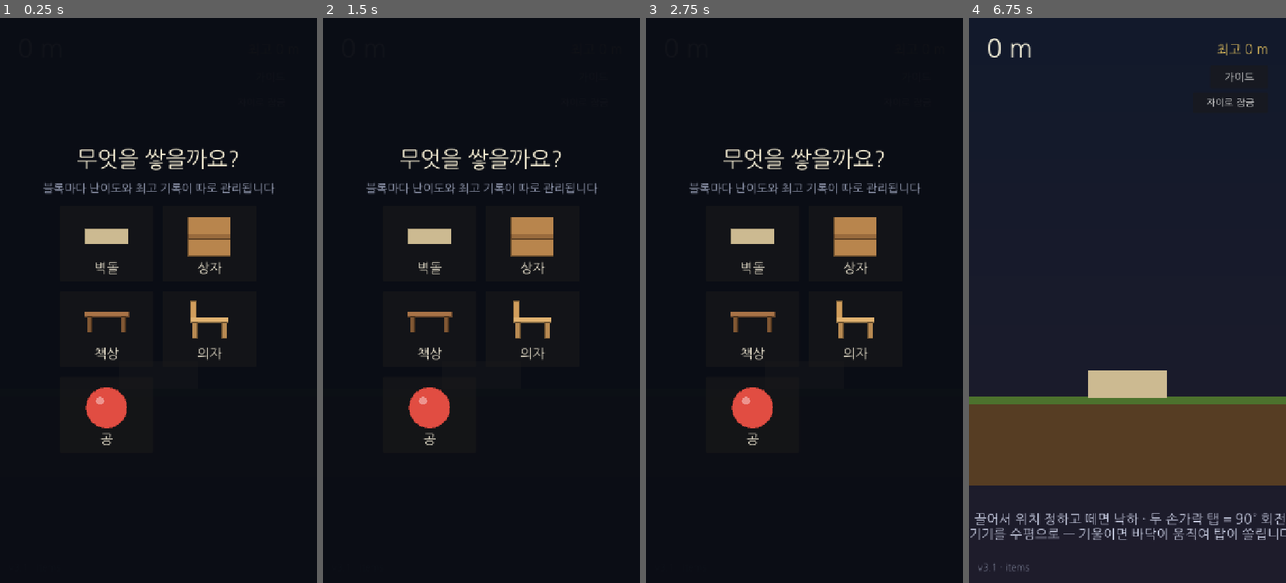
Above: before the commit, frames 1-4 (left to right).
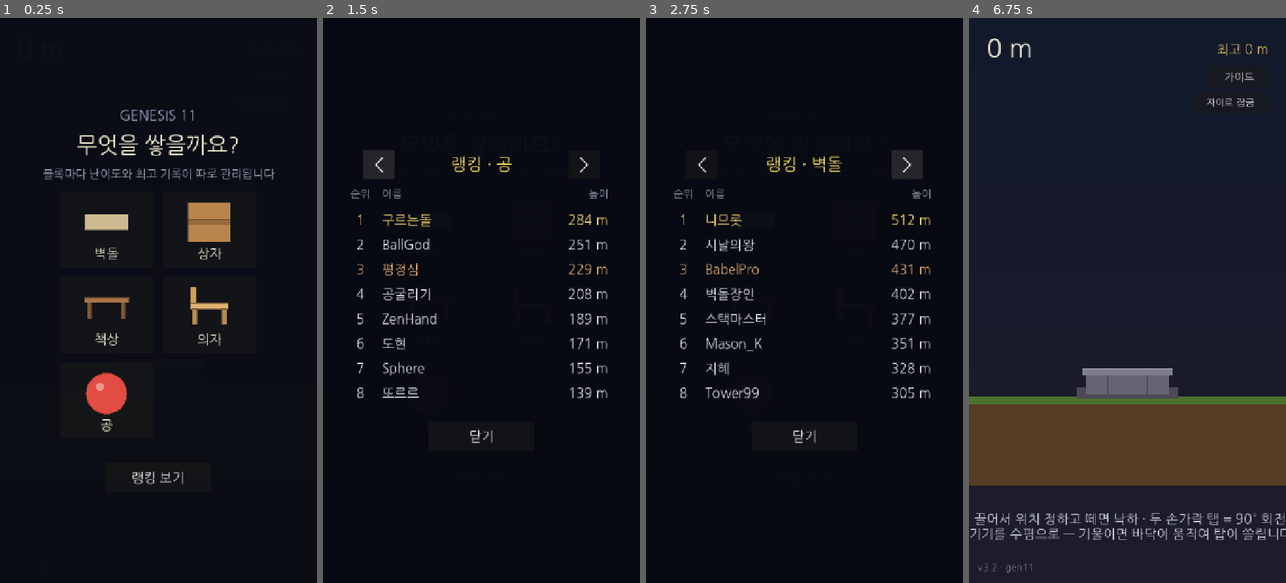
Above: after the commit, the same moments.

Repository: jungrok5/babel-tower
Game: Godot game, scene res://scenes/Main.tscn
Same seed, same stepped clock (60 frames per second), same inputs: the game is played once before the commit and once after it.
Inputs (mouse positions are in pixels of both pictures, inside the frame that each line leads up to):
- Up to frame 1 (0.25 s): no input
- Up to frame 2 (1.5 s): click (481, 475) at 0.5 s, where only the run after the commit has a clickable "랭킹 보기"; click (380, 164) at 1.25 s, where only the run after the commit has a clickable "<"
- Up to frame 3 (2.75 s): click (905, 164) at 2 s, where only the run after the commit has a clickable ">"
- Up to frame 4 (6.75 s): click (1127, 436) at 2.75 s, where only the run after the commit has a clickable "닫기"; click "가이드" at 3.5 s; click "자이로 잠금" at 4.25 s; click "벽돌" at 5 s; click "가이드" at 5.75 s; click "자이로 잠금" at 6.5 s

The runs differ from the first frame. In frame 1, 6.5% of the frame differs, in the area x 13-87%, y 16-83%; in frame 2, 6.7%; in frame 3, 6.8%, in the area x 8-90%, y 23-76%; in frame 4, 1.6%.

Commit message:
v3.2: stone-pedestal base, in-game leaderboard UI, rename to Genesis 11
- Foundation is now a distinct stone pedestal/altar (fits the Genesis 11 /
  Babel theme) instead of a wooden rectangle that read as a mismatched
  first block. Collision stays a stable rectangle; only the visual changed.
- In-game leaderboard: a rank panel (per block type, cycle with < >),
  opened from the select screen and game-over. Uses mock data via
  Leaderboard.entries(); swap that one function for a Google Play Games
  fetch later and the UI is unchanged. Player's own best is merged in and
  highlighted.
- Renamed the game to "Genesis 11" (project name + select-screen title).

Co-Authored-By: Claude Opus 4.8 <noreply@anthropic.com>
Claude-Session: https://claude.ai/code/session_01Jx8xk1vyhwdsC6SaQay3dQ

Diff:
--- a/project.godot
+++ b/project.godot
@@ -6,8 +6,8 @@
 
 [application]
 
-config/name="Babel Tower"
-config/description="기기를 최대한 움직이지 않고 탑을 쌓는 인내의 게임. 손이 떨리는 순간, 탑은 무너진다."
+config/name="Genesis 11"
+config/description="창세기 11장 — 기기를 최대한 움직이지 않고 탑을 쌓는 인내의 게임. 손이 떨리는 순간, 탑은 무너진다."
 run/main_scene="res://scenes/Main.tscn"
 config/features=PackedStringArray("4.7", "GL Compatibility")
 config/icon="res://icon.svg"
--- /dev/null
+++ b/scripts/leaderboard.gd
@@ -0,0 +1,35 @@
+extends RefCounted
+class_name Leaderboard
+## 랭킹 데이터 제공자.
+## 지금은 목업(가짜) 데이터. 나중에 Google Play Games Services에서 받아와
+## entries()만 실제 비동기 fetch로 교체하면 인게임 랭킹 UI는 그대로 동작한다.
+##
+## 반환 형식: [{ "rank": int, "name": String, "m": int, "me": bool }, ...]  (높이 내림차순)
+
+# 블록 타입별 목업 상위권 (이름, 높이m). 창세기/바벨 테마 + 일반 유저 섞음.
+const _MOCK := {
+	"brick": [["니므롯", 512], ["시날의왕", 470], ["BabelPro", 431], ["벽돌장인", 402],
+		["스택마스터", 377], ["Mason_K", 351], ["지혜", 328], ["Tower99", 305], ["민준", 288], ["hana", 265]],
+	"box":   [["창고의신", 438], ["박스킹", 401], ["QuietHand", 372], ["상자탑", 349],
+		["보급관", 320], ["정우", 298], ["Cargo", 276], ["레고", 255], ["소윤", 233], ["packer", 214]],
+	"desk":  [["책상수호자", 356], ["FurnitureX", 331], ["목수길드", 308], ["서재", 285],
+		["DeskDojo", 264], ["현우", 246], ["집중", 227], ["woodly", 205], ["지민", 188], ["desk_it", 171]],
+	"chair":  [["의자연금술", 372], ["ChairLord", 342], ["앉은뱅이탑", 316], ["가구공방", 292],
+		["균형왕", 271], ["서준", 250], ["Nap", 231], ["흔들의자", 210], ["예은", 193], ["stool", 176]],
+	"ball":  [["구르는돌", 284], ["BallGod", 251], ["평정심", 229], ["공굴리기", 208],
+		["ZenHand", 189], ["도현", 171], ["Sphere", 155], ["또르르", 139], ["유나", 124], ["rollie", 110]],
+}
+
+
+## type_id 랭킹 목록 + 내 최고 기록(my_best>0이면 내 자리를 끼워 정렬).
+static func entries(type_id: String, my_best: int, my_name := "나") -> Array:
+	var src: Array = _MOCK.get(type_id, _MOCK["brick"])
+	var out: Array = []
+	for e in src:
+		out.append({"name": e[0], "m": int(e[1]), "me": false})
+	if my_best > 0:
+		out.append({"name": my_name, "m": my_best, "me": true})
+	out.sort_custom(func(a, b): return a["m"] > b["m"])
+	for i in out.size():
+		out[i]["rank"] = i + 1
+	return out
--- a/scripts/main.gd
+++ b/scripts/main.gd
@@ -7,7 +7,7 @@
 enum State { CALIB, READY, OVER, SELECT }
 
 ## 화면에 표시되는 빌드 버전 — 캐시된 옛 빌드인지 확인용. 변경 시마다 올린다.
-const GAME_VERSION := "v3.1 · items"
+const GAME_VERSION := "v3.2 · gen11"
 
 const BASE_X := 360.0
 const GROUND_TOP_Y := 1050.0
@@ -67,6 +67,10 @@
 var guide_btn: Button
 var gyro_btn: Button
 var select_panel: Control
+var lb_panel: Control                # 랭킹(리더보드) 오버레이
+var lb_rows: VBoxContainer           # 랭킹 행 목록
+var lb_title: Label
+var lb_view := 0                     # 랭킹에서 보고 있는 블록 타입 인덱스
 var calib_panel: Control
 var calib_label: Label
 var calib_button: Button
@@ -148,14 +152,15 @@
 	floor_body.add_child(_make_rect_poly(Vector2(0, 8.0), Vector2(4200.0, 18.0),
 		Color(0.30, 0.45, 0.18)))                                  # 잔디(윗면)
 
-	# 초석(토대) — 피벗 바로 위, 바닥과 함께 기운다
+	# 초석(제단/기단) — 피벗 바로 위, 바닥과 함께 기운다. 블록이 아니라 '쌓는 받침대'로 보이게
+	# 돌 제단처럼 그린다(창세기/바벨 테마). 충돌은 안정적인 사각형 유지.
 	var fcs := CollisionShape2D.new()
 	var fshape := RectangleShape2D.new()
 	fshape.size = BLOCK_SIZE
 	fcs.shape = fshape
 	fcs.position = Vector2(0, -BLOCK_SIZE.y * 0.5)
 	floor_body.add_child(fcs)
-	floor_body.add_child(_make_rect_poly(Vector2(0, -BLOCK_SIZE.y * 0.5), BLOCK_SIZE, _brick_color(0)))
+	_build_pedestal(floor_body)
 
 	add_child(floor_body)
 
@@ -180,12 +185,17 @@
 	return p
 
 
-
-func _brick_color(level: int) -> Color:
-	# 층마다 미묘하게 색을 달리해 쌓임을 시각적으로 구분
-	var base := Color(0.80, 0.73, 0.57)
-	var t := fmod(float(level) * 0.13, 1.0)
-	return base.lerp(Color(0.62, 0.55, 0.42), t)
+## 돌 제단(기단) 비주얼 — '블록'이 아니라 쌓아 올리는 받침대로 보이게. (충돌은 별도 사각형)
+func _build_pedestal(parent: Node) -> void:
+	var foot := Color(0.30, 0.29, 0.34)
+	var body := Color(0.40, 0.39, 0.45)
+	var cap := Color(0.50, 0.49, 0.55)
+	parent.add_child(_make_rect_poly(Vector2(0, -10.0), Vector2(232, 24), foot))   # 기단(맨 아래, 넓게)
+	parent.add_child(_make_rect_poly(Vector2(0, -33.0), Vector2(188, 50), body))   # 몸통
+	parent.add_child(_make_rect_poly(Vector2(-45.0, -33.0), Vector2(3, 50), body.darkened(0.25)))  # 이음새
+	parent.add_child(_make_rect_poly(Vector2(45.0, -33.0), Vector2(3, 50), body.darkened(0.25)))
+	parent.add_child(_make_rect_poly(Vector2(0, -59.0), Vector2(206, 16), cap))    # 윗판(블록 올리는 면)
+	parent.add_child(_make_rect_poly(Vector2(0, -65.0), Vector2(206, 4), cap.lightened(0.18)))  # 윗면 하이라이트
 
 
 # ---------------------------------------------------------------- 게임 흐름
@@ -798,6 +808,7 @@
 	ui.add_child(ver)
 
 	_build_select_panel()
+	_build_leaderboard_panel()
 	_build_calib_panel()
 	_build_over_panel()
 
@@ -813,6 +824,7 @@
 	box.add_theme_constant_override("separation", 26)
 	box.alignment = BoxContainer.ALIGNMENT_CENTER
 	center.add_child(box)
+	box.add_child(_centered(_make_label("GENESIS 11", 32, Color(0.62, 0.66, 0.8))))
 	box.add_child(_centered(_make_label("무엇을 쌓을까요?", 50, Color(0.95, 0.92, 0.82))))
 	box.add_child(_centered(_make_label(
 		"블록마다 난이도와 최고 기록이 따로 관리됩니다", 26, Color(0.6, 0.63, 0.72))))
@@ -823,6 +835,8 @@
 	box.add_child(_centered(grid))
 	for t in BlockTypes.all():
 		grid.add_child(_make_type_tile(t))
+	box.add_child(_spacer(4))
+	box.add_child(_centered(_make_text_button("랭킹 보기", 30, Vector2(240, 66), _open_leaderboard)))
 	ui.add_child(select_panel)
 
 
@@ -847,6 +861,143 @@
 	return b
 
 
+# ---------------------------------------------------------------- 랭킹(리더보드)
+
+## 인게임 랭킹 화면. 지금은 목업 데이터, 나중에 Google Play Games에서 받아 채운다.
+func _build_leaderboard_panel() -> void:
+	lb_panel = _make_overlay(Color(0.03, 0.04, 0.07, 0.98))
+	lb_panel.mouse_filter = Control.MOUSE_FILTER_STOP
+	lb_panel.visible = false
+	var center := CenterContainer.new()
+	center.set_anchors_preset(Control.PRESET_FULL_RECT)
+	lb_panel.add_child(center)
+	var box := VBoxContainer.new()
+	box.add_theme_constant_override("separation", 14)
+	box.custom_minimum_size = Vector2(640, 0)
+	center.add_child(box)
+
+	# 헤더: ◀  랭킹 · [타입]  ▶
+	var header := HBoxContainer.new()
+	header.alignment = BoxContainer.ALIGNMENT_CENTER
+	header.add_theme_constant_override("separation", 18)
+	header.add_child(_make_text_button("<", 40, Vector2(70, 66), _lb_prev))
+	lb_title = _make_label("랭킹", 38, Color(0.98, 0.86, 0.4))
+	lb_title.custom_minimum_size = Vector2(360, 0)
+	lb_title.horizontal_alignment = HORIZONTAL_ALIGNMENT_CENTER
+	header.add_child(lb_title)
+	header.add_child(_make_text_button(">", 40, Vector2(70, 66), _lb_next))
+	box.add_child(header)
+
+	box.add_child(_lb_header_row())
+	lb_rows = VBoxContainer.new()
+	lb_rows.add_theme_constant_override("separation", 4)
+	box.add_child(lb_rows)
+
+	box.add_child(_spacer(10))
+	box.add_child(_centered(_make_text_button("닫기", 30, Vector2(240, 66), _close_leaderboard)))
+	ui.add_child(lb_panel)
+
+
+func _lb_header_row() -> Control:
+	var row := HBoxContainer.new()
+	row.custom_minimum_size = Vector2(600, 40)
+	var c := Color(0.55, 0.58, 0.66)
+	row.add_child(_lb_cell("순위", 24, c, 90, HORIZONTAL_ALIGNMENT_CENTER))
+	row.add_child(_lb_cell("이름", 24, c, 330, HORIZONTAL_ALIGNMENT_LEFT))
+	row.add_child(_lb_cell("높이", 24, c, 180, HORIZONTAL_ALIGNMENT_RIGHT))
+	return row
+
+
+func _lb_cell(text: String, fsize: int, color: Color, w: float, align: int) -> Label:
+	var l := _make_label(text, fsize, color)
+	l.custom_minimum_size = Vector2(w, 0)
+	l.horizontal_alignment = align
+	return l
+
+
+func _open_leaderboard() -> void:
+	lb_view = _type_index(current_type.get("id", "brick"))
+	_refresh_leaderboard()
+	ui.move_child(lb_panel, ui.get_child_count() - 1)   # 다른 패널 위로
+	lb_panel.visible = true
+
+
+func _close_leaderboard() -> void:
+	lb_panel.visible = false
+
+
+func _lb_prev() -> void:
+	lb_view = (lb_view + BlockTypes.all().size() - 1) % BlockTypes.all().size()
+	_refresh_leaderboard()
+
+
+func _lb_next() -> void:
+	lb_view = (lb_view + 1) % BlockTypes.all().size()
+	_refresh_leaderboard()
+
+
+func _type_index(id: String) -> int:
+	var all := BlockTypes.all()
+	for i in all.size():
+		if all[i]["id"] == id:
+			return i
+	return 0
+
+
+## 목업 랭킹을 다시 그린다. 내 최고 기록이 있으면 내 자리를 끼워 강조한다.
+func _refresh_leaderboard() -> void:
+	var t: Dictionary = BlockTypes.all()[lb_view]
+	lb_title.text = "랭킹 · %s" % t["name"]
+	for c in lb_rows.get_children():
+		c.queue_free()
+	var rows: Array = Leaderboard.entries(t["id"], Graveyard.best_for(t["id"]))
+	var me_row: Dictionary = {}
+	var count := 0
+	for e in rows:
+		if e["me"]:
+			me_row = e
+		if count < 8:
+			lb_rows.add_child(_lb_entry_row(e))
+			count += 1
+	# 내 기록이 top 8 밖이면 구분선과 함께 따로 표시
+	if not me_row.is_empty() and int(me_row["rank"]) > 8:
+		lb_rows.add_child(_lb_cell("...", 24, Color(0.5, 0.52, 0.6), 600, HORIZONTAL_ALIGNMENT_CENTER))
+		lb_rows.add_child(_lb_entry_row(me_row))
+
+
+func _lb_entry_row(e: Dictionary) -> Control:
+	var row := HBoxContainer.new()
+	row.custom_minimum_size = Vector2(600, 52)
+	var rank: int = e["rank"]
+	var col := Color(0.86, 0.87, 0.92)
+	if e["me"]:
+		col = Color(1.0, 0.84, 0.32)          # 내 기록 = 금색
+	elif rank == 1:
+		col = Color(1.0, 0.86, 0.45)
+	elif rank == 2:
+		col = Color(0.82, 0.85, 0.92)
+	elif rank == 3:
+		col = Color(0.86, 0.66, 0.45)
+	var name_txt: String = ("> " + str(e["name"]) + " (나)") if e["me"] else str(e["name"])
+	row.add_child(_lb_cell("%d" % rank, 30, col, 90, HORIZONTAL_ALIGNMENT_CENTER))
+	row.add_child(_lb_cell(name_txt, 30, col, 330, HORIZONTAL_ALIGNMENT_LEFT))
+	row.add_child(_lb_cell("%d m" % int(e["m"]), 30, col, 180, HORIZONTAL_ALIGNMENT_RIGHT))
+	return row
+
+
+## 텍스트 버튼 헬퍼
+func _make_text_button(text: String, fsize: int, min_size: Vector2, cb: Callable) -> Button:
+	var b := Button.new()
+	b.text = text
+	if ui_font:
+		b.add_theme_font_override("font", ui_font)
+	b.add_theme_font_size_override("font_size", fsize)
+	b.custom_minimum_size = min_size
+	b.focus_mode = Control.FOCUS_NONE
+	b.pressed.connect(cb)
+	return b
+
+
 func _build_calib_panel() -> void:
 	calib_panel = _make_overlay(Color(0.04, 0.045, 0.07, 0.92))
 	var center := CenterContainer.new()
@@ -915,25 +1066,9 @@
 			line.strip_edges(), 26, Color(0.55, 0.5, 0.45))))
 
 	over_body.add_child(_spacer(20))
-	var retry := Button.new()
-	retry.text = "다시 쌓기"
-	if ui_font:
-		retry.add_theme_font_override("font", ui_font)
-	retry.add_theme_font_size_override("font_size", 38)
-	retry.custom_minimum_size = Vector2(280, 90)
-	retry.pressed.connect(_restart)
-	over_body.add_child(_centered(retry))
-
-	# 블록 바꾸기 — 선택 화면으로
-	var change := Button.new()
-	change.text = "블록 바꾸기"
-	if ui_font:
-		change.add_theme_font_override("font", ui_font)
-	change.add_theme_font_size_override("font_size", 30)
-	change.custom_minimum_size = Vector2(280, 72)
-	change.focus_mode = Control.FOCUS_NONE
-	change.pressed.connect(_restart_to_select)
-	over_body.add_child(_centered(change))
+	over_body.add_child(_centered(_make_text_button("다시 쌓기", 38, Vector2(280, 90), _restart)))
+	over_body.add_child(_centered(_make_text_button("랭킹 보기", 30, Vector2(280, 72), _open_leaderboard)))
+	over_body.add_child(_centered(_make_text_button("블록 바꾸기", 30, Vector2(280, 72), _restart_to_select)))
 
 	over_panel.visible = true
 
--- a/test/screenshot.gd
+++ b/test/screenshot.gd
@@ -20,6 +20,14 @@
 	# 블록 선택 화면 (모든 타입 아이콘)
 	await _settle(10)
 	await _shot("00_select")
+
+	# 랭킹 UI (목업) — 내 기록을 하나 넣어 강조(금색 '나' 행) 확인
+	Graveyard.by_type["brick"] = {"best": 400, "records": [400]}
+	main._open_leaderboard()
+	await _settle(8)
+	await _shot("00b_rank")
+	main._close_leaderboard()
+	Graveyard.by_type.erase("brick")   # 테스트 아티팩트 제거
 
 	main._choose_type("brick")         # 벽돌로 시작
 
